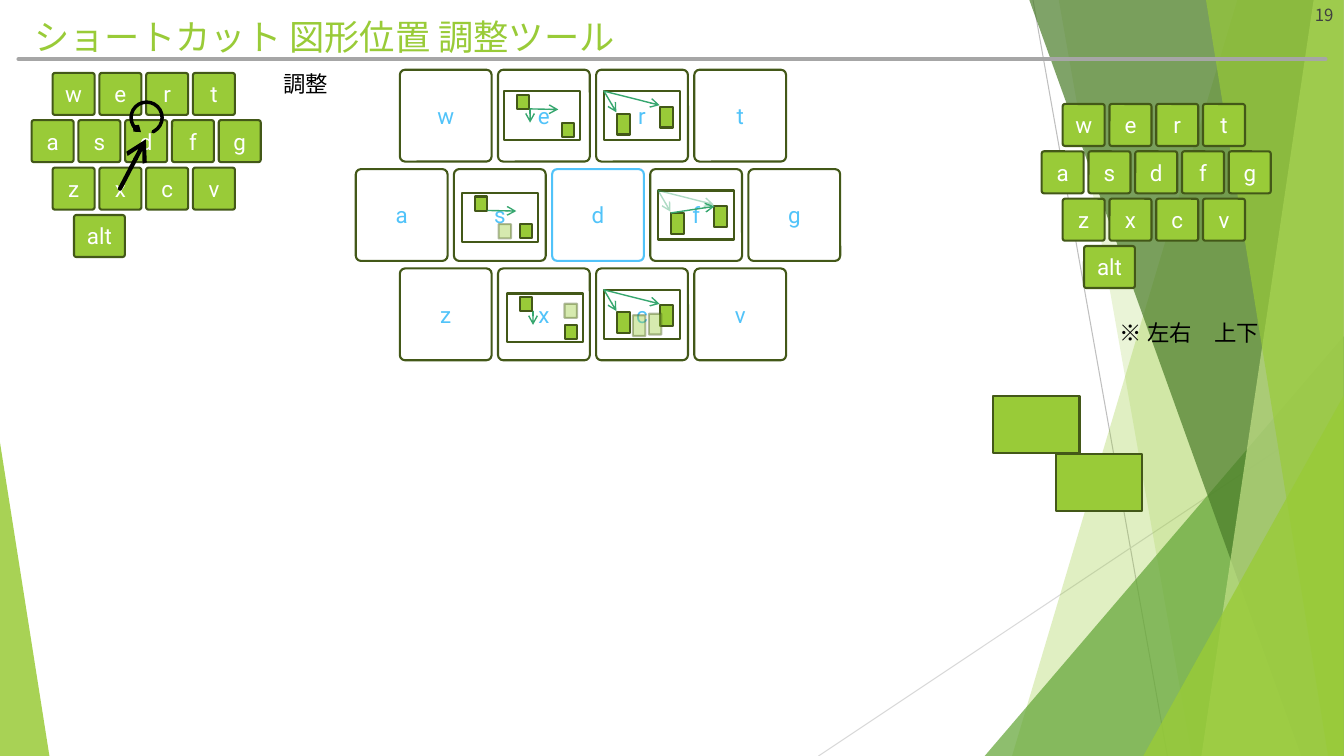
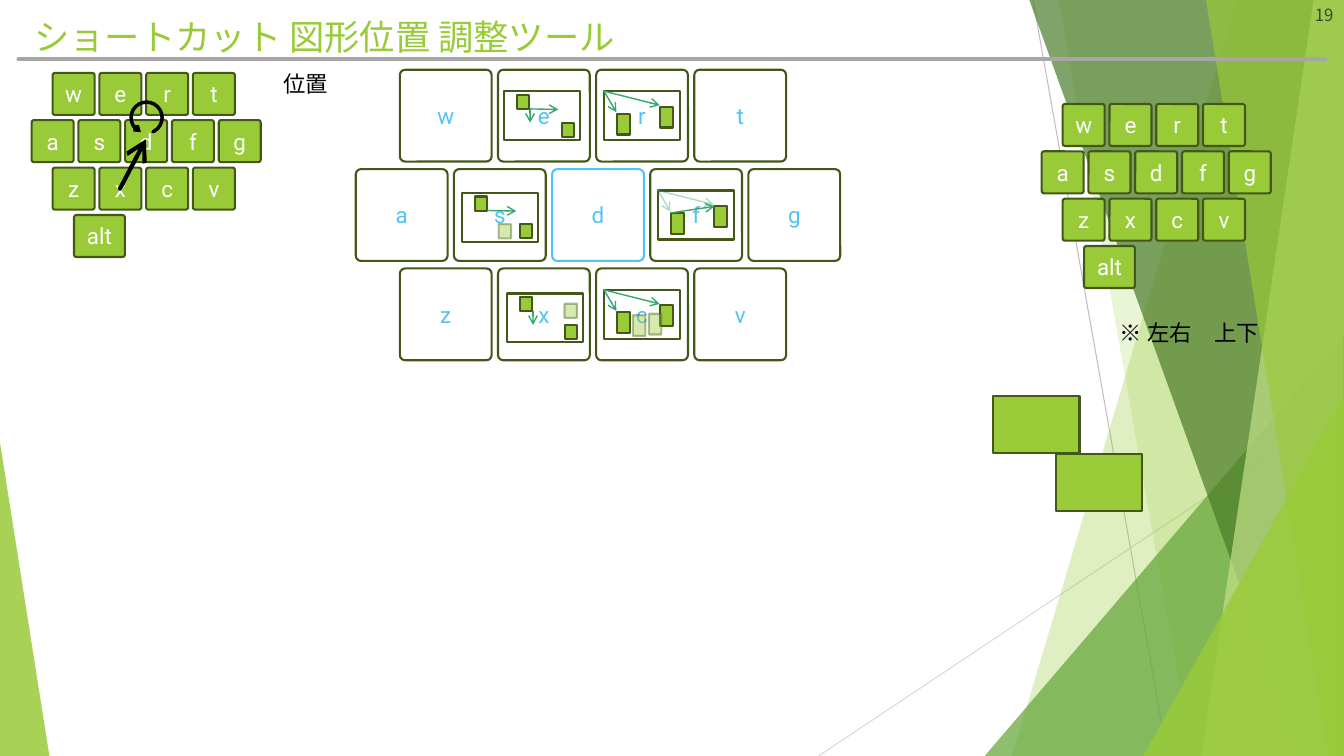
Before and after one commit to hitsuji-ga-u/pawapo, a slide deck: slide 19 of slide/customUI_debug.pptm. Drawn at 1344x756 pixels with LibreOffice and Linux fonts; fonts in the diff are those of the drawing. Boxes give left, top, right and bottom in pixels: in the first picture for what was removed or moved away, otherwise in the second. Text is boxed around its words. In the diff, an @@ line names an element or a change of style, - is before the commit and + after.

```diff
--- a/slide/customUI_debug.pptm
+++ b/slide/customUI_debug.pptm
@@ text at [283, 73, 328, 94]: text changed @@
-調整
+位置
```
Also in this commit, not shown: 2 other slides changed, 1 slide added, 1 other file.
